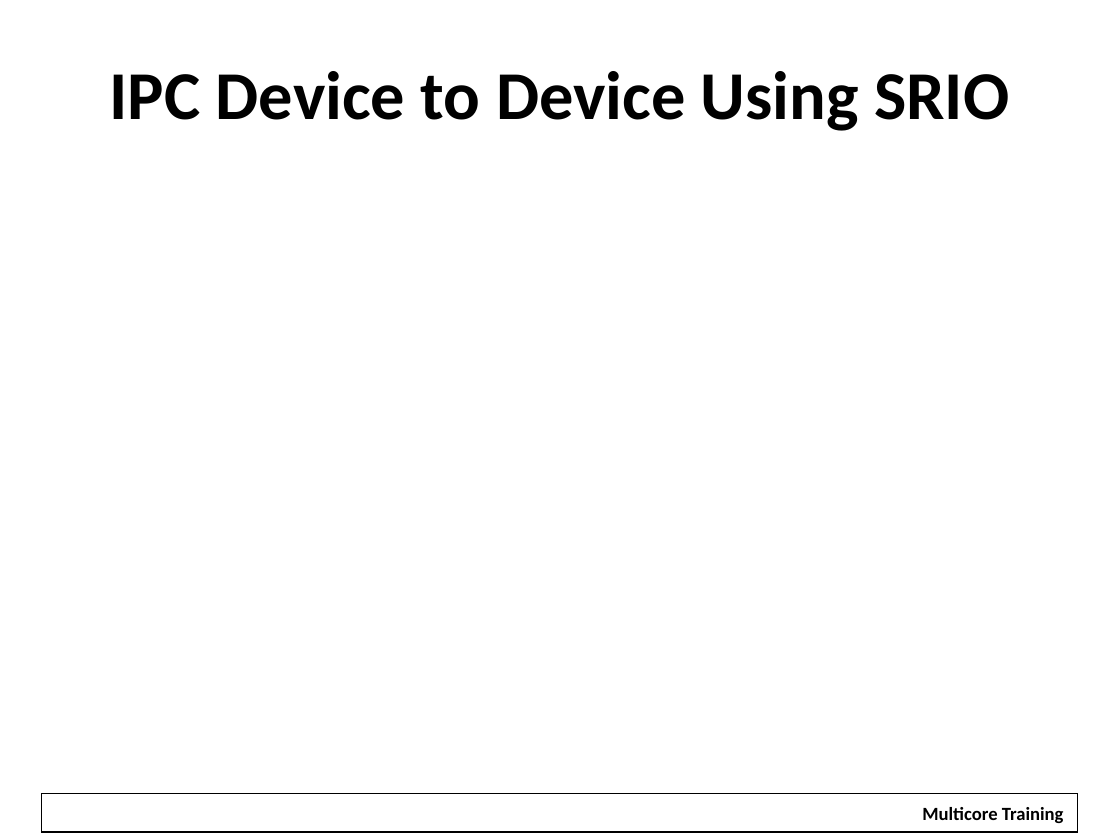
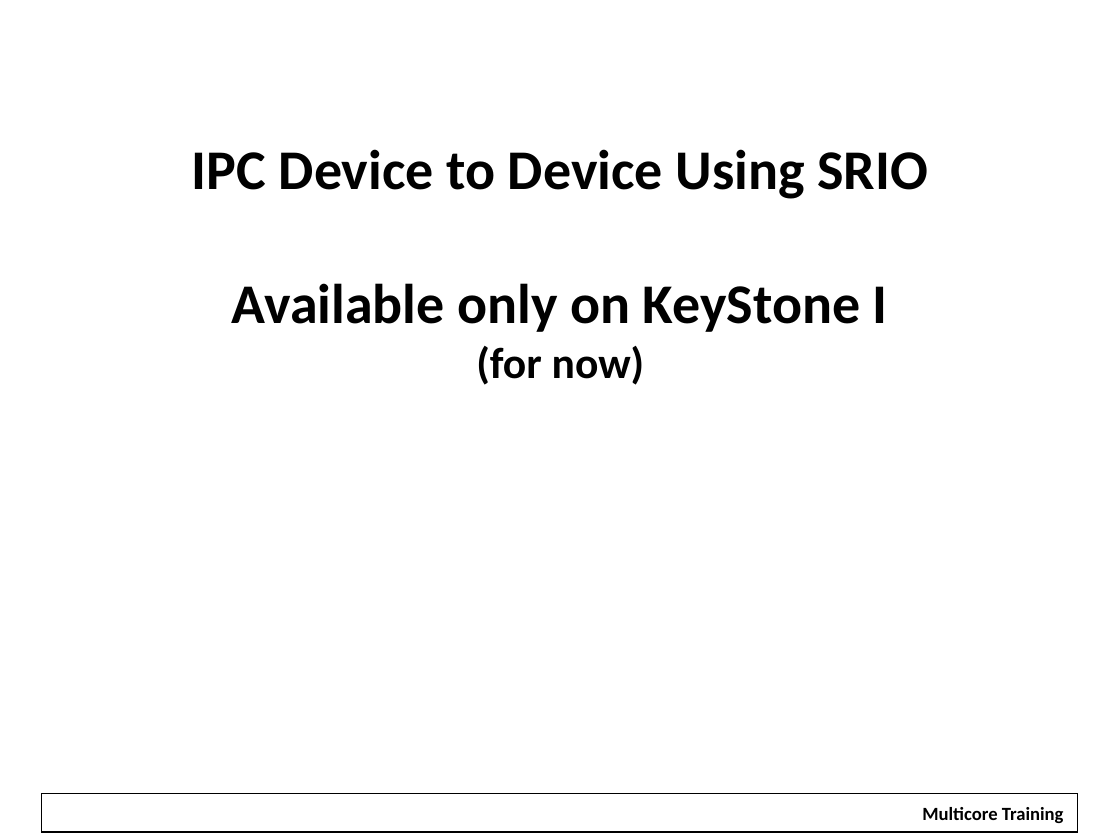
Before and after one commit to hari1989/keystone-workshop, a slide deck: slide 26 of preliminary/Working/presentations/KeyStoneII_ IPC.pptx (slide 28 before the commit). Drawn at 1120x840 pixels with LibreOffice and Linux fonts; fonts in the diff are those of the drawing; background and template pictures are left out. Boxes give left, top, right and bottom in pixels: in the first picture for what was removed or moved away, otherwise in the second. Text is boxed around its words. In the diff, an @@ line names an element or a change of style, - is before the commit and + after.

```diff
--- a/preliminary/Working/presentations/KeyStoneII_ IPC.pptx
+++ b/preliminary/Working/presentations/KeyStoneII_ IPC.pptx
@@ title at bbox=[192, 149, 928, 385]: text changed; size 44 to 36 pt @@
-IPC Device to Device Using SRIO
+IPC Device to Device Using SRIO
+Available only on KeyStone I
+(for now)
```
Also in this commit, not shown: 15 other slides changed, 7 slides removed.
